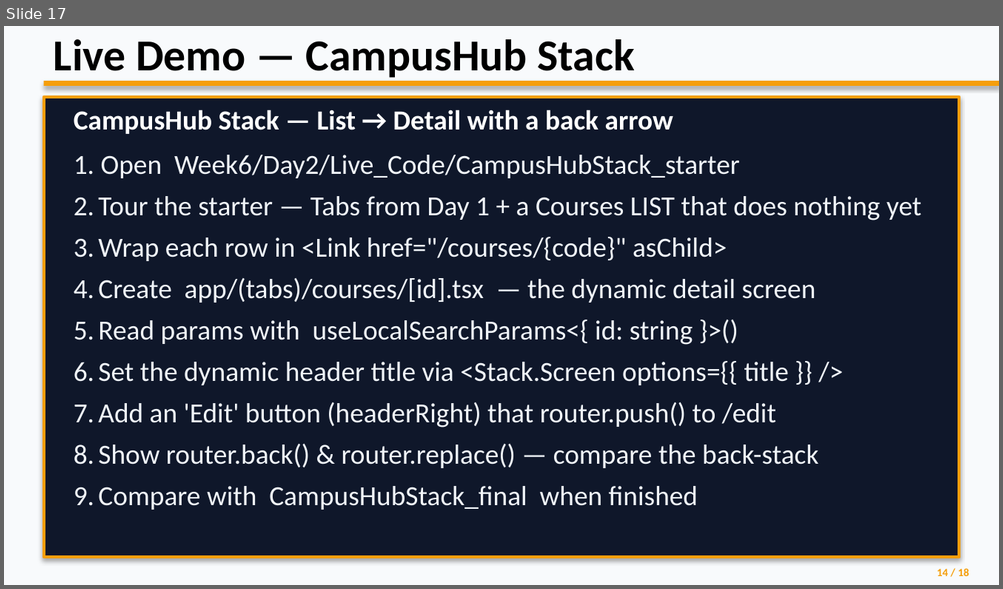
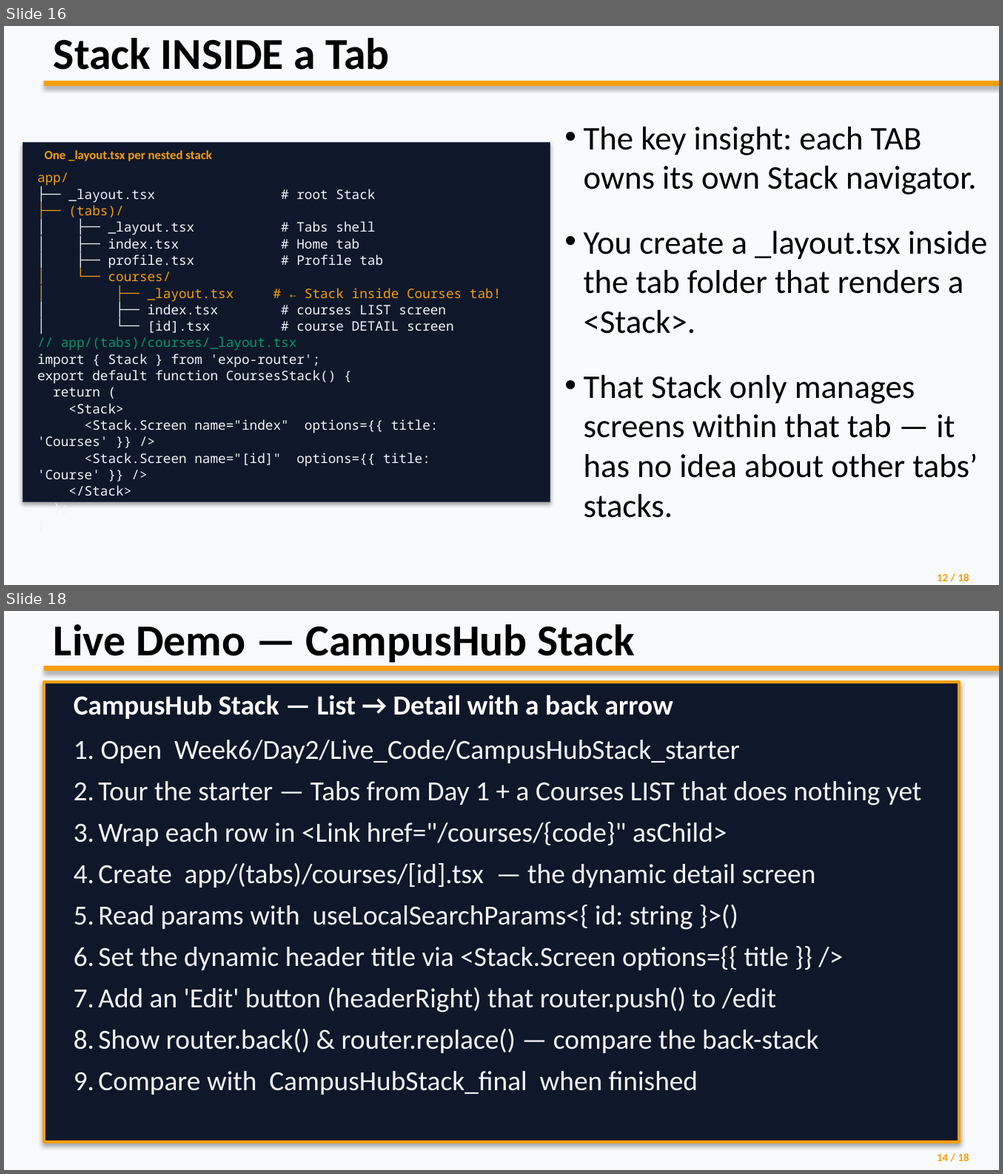
Before and after one commit to wlasitz-jeremy/Mobile-Application-Development-CPRG-303, a slide deck: Unit 4/Stack_Navigation_Updated.pptx. Shown one above the other, each under a label of ours: slide 17 before the commit, slides 16 and 18 after it; the slides between them are not shown. The pictures are 1003x589 and 1003x1174 pixels, drawn with LibreOffice and Linux fonts; fonts in the diff are those of the drawing. Boxes give left, top, right and bottom in pixels: in the first picture for what was removed or moved away, otherwise in the second. Text is boxed around its words. In the diff, an @@ line names an element or a change of style, - is before the commit and + after.

```diff
--- a/Unit 4/Stack_Navigation_Updated.pptx
+++ b/Unit 4/Stack_Navigation_Updated.pptx
@@ slide 16 added at [4, 26, 999, 585], background #000000 @@
@@ rectangle added at [4, 26, 999, 585], fill #F8FAFC @@
@@ text added at [54, 38, 390, 70], 32 pt, text #000000, bold @@
+Stack INSIDE a Tab
@@ rectangle added at [44, 81, 999, 86], fill #F59E0B @@
@@ text added at [583, 127, 987, 518], 24 pt, text #000000 @@
+• The key insight: each TAB owns its own Stack navigator.
+• You create a _layout.tsx inside the tab folder that renders a <Stack>.
+• That Stack only manages screens within that tab — it has no idea about other tabs’ stacks.
@@ rectangle added at [23, 142, 550, 501], fill #0F172A, outline #334155 0.5 pt @@
@@ text added at [45, 150, 212, 161], 9 pt, text #F59E0B, bold @@
+One _layout.tsx per nested stack
@@ text added at [37, 173, 501, 496], 9.5 pt, text #F1F5F9 @@
+app/
+├── _layout.tsx # root Stack
+├── (tabs)/
+│ ├── _layout.tsx # Tabs shell
+│ ├── index.tsx # Home tab
+│ ├── profile.tsx # Profile tab
+│ └── courses/
+│ ├── _layout.tsx # ← Stack inside Courses tab!
+│ ├── index.tsx # courses LIST screen
+│ └── [id].tsx # course DETAIL screen
+// app/(tabs)/courses/_layout.tsx
+import { Stack } from 'expo-router';
+export default function CoursesStack() {
+return (
+<Stack>
+<Stack.Screen name="index" options={{ title: 'Courses' }} />
+<Stack.Screen name="[id]" options={{ title: 'Course' }} />
+</Stack>
+);
+}
@@ text added at [936, 574, 969, 582], 8 pt, text #F59E0B, bold @@
+12 / 18
@@ what was slide 17 is now slide 18 @@
```
Also in this commit, not shown: 8 slides changed, 36 other files.
